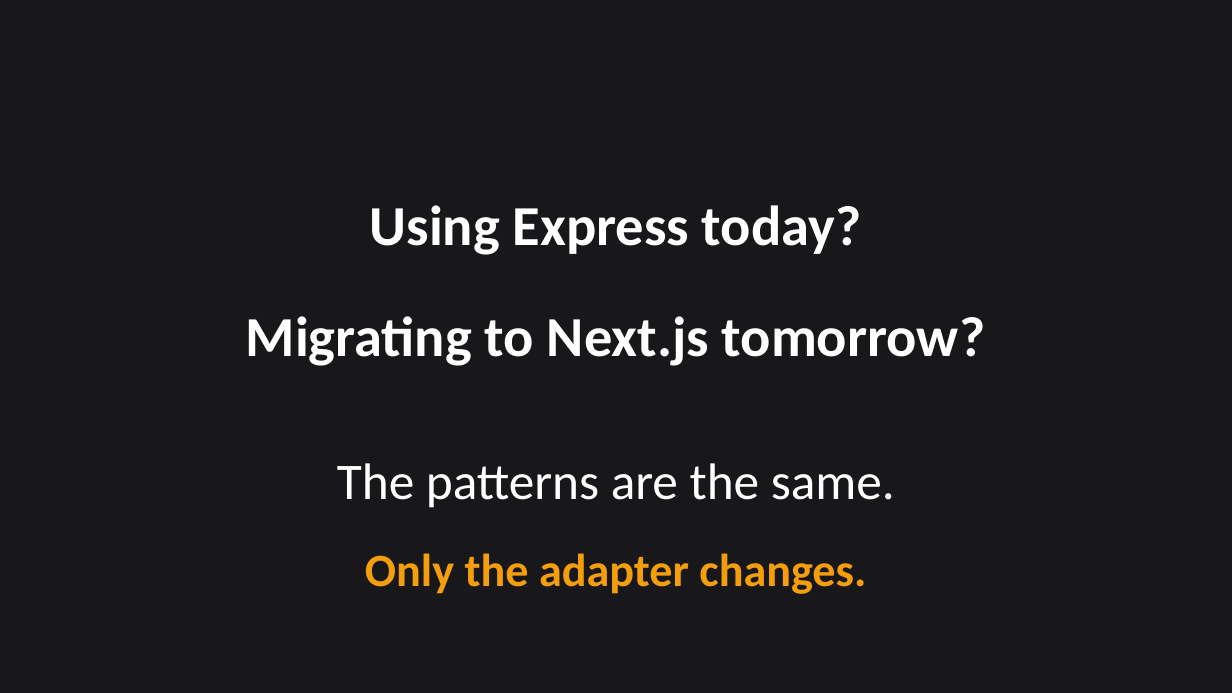
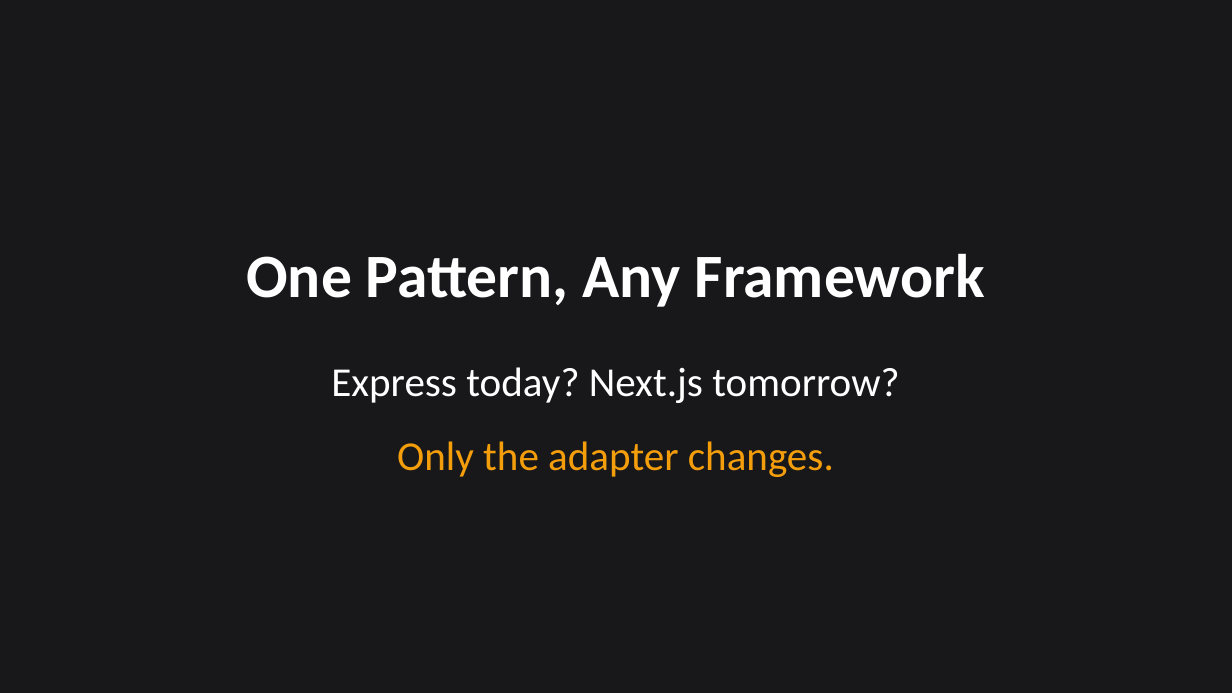
Before and after one commit to citypaul/scenarist, a slide deck: slide 8 of docs/promotional-campaign/presentations/video-03-one-server-unlimited-scenarios.pptx. Drawn at 1232x693 pixels with LibreOffice and Linux fonts; fonts in the diff are those of the drawing. Boxes give left, top, right and bottom in pixels: in the first picture for what was removed or moved away, otherwise in the second. Text is boxed around its words. In the diff, an @@ line names an element or a change of style, - is before the commit and + after.

```diff
--- a/docs/promotional-campaign/presentations/video-03-one-server-unlimited-scenarios.pptx
+++ b/docs/promotional-campaign/presentations/video-03-one-server-unlimited-scenarios.pptx
@@ text at [246, 253, 985, 307]: text changed; size 44 to 48 pt @@
-Using Express today?
+One Pattern, Any Framework
@@ text at [331, 367, 899, 403]: text changed; size 44 to 32 pt; bold off @@
-Migrating to Next.js tomorrow?
+Express today? Next.js tomorrow?
@@ text "Only the adapter changes.": place and size @@
-text "Only the adapter changes." at [365, 553, 866, 594]
+text "Only the adapter changes." at [397, 441, 834, 477]
@@ text "Only the adapter changes." at [397, 441, 834, 477]: size 36 to 32 pt, bold off @@
@@ text removed at [337, 463, 895, 508] @@
-The patterns are the same.
```
Also in this commit, not shown: 7 other slides changed, 11 slides added, 11 slides removed, 12 other files.
